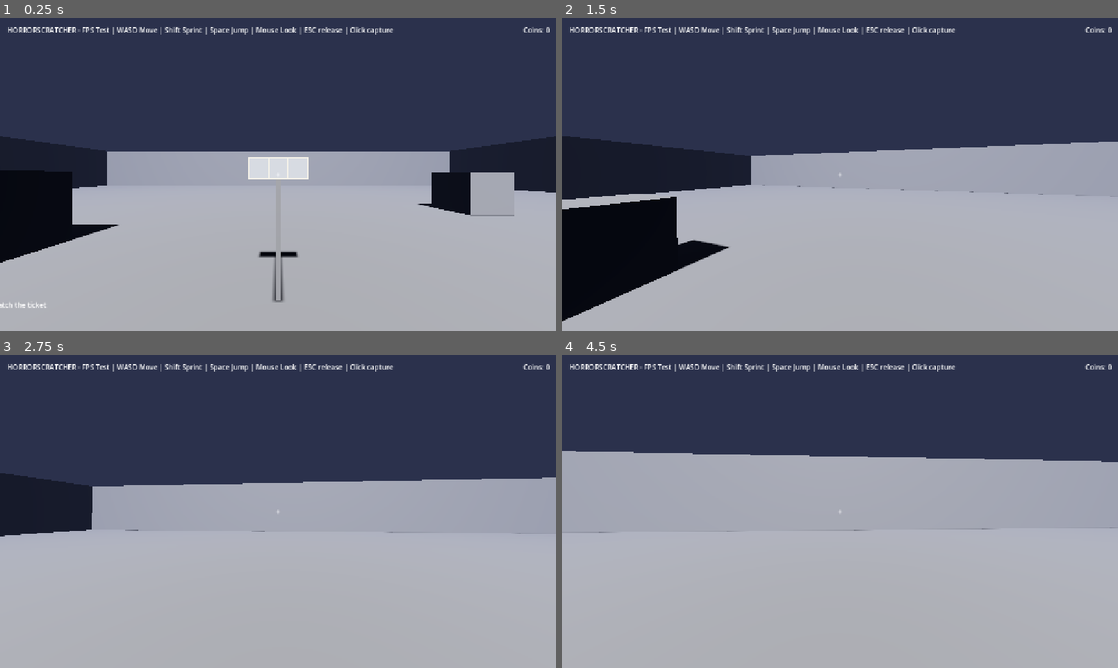
Above: before the commit, frames 1-4 (two rows, left to right).
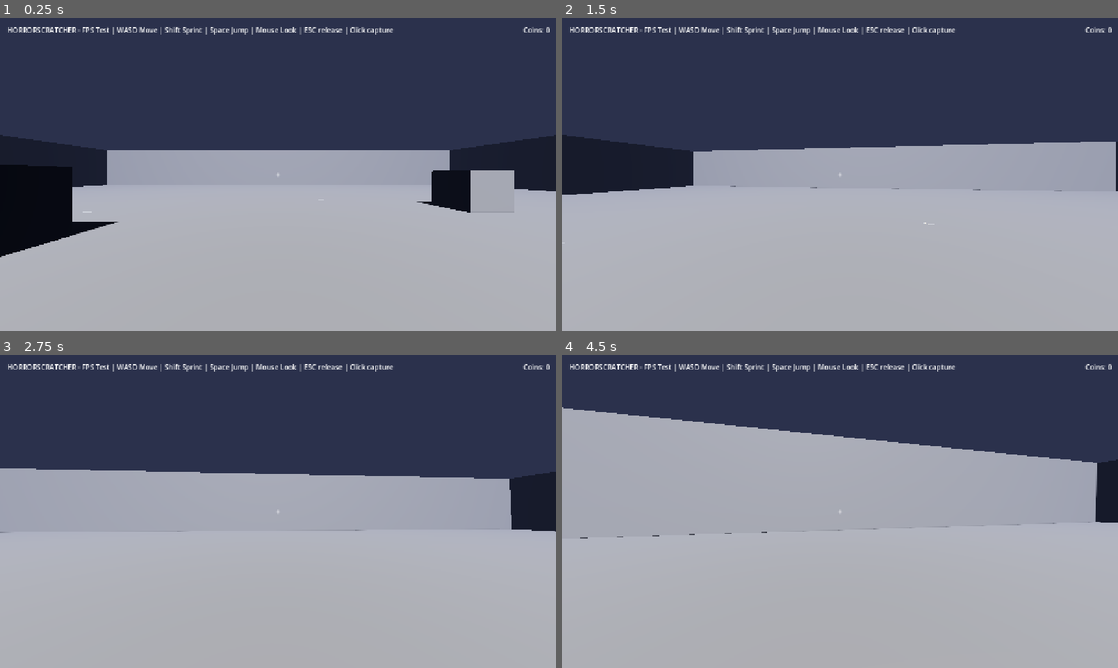
Above: after the commit, the same moments.

Repository: MedianHansen/horrorscratcher
Game: Godot game, scene res://scenes/main.tscn
Two runs of this game, one before a commit and one after it. Both use one fixed random seed, a clock stepped at 60 frames per second and the inputs below.
Inputs (mouse positions are in pixels of both pictures, inside the frame that each line leads up to):
- Up to frame 1 (0.25 s): no input
- Up to frame 2 (1.5 s): tap E (interact) at 0.5, 0.6, 1.35 s; move the mouse to (867, 174) at 0.52 s; hold Up (move_forward) from 0.53 s (still down); click (867, 174) at 0.67 s; tap Space (jump) at 0.77 s; move the mouse to (812, 174) at 1.27 s; click (812, 174) at 1.42 s
- Up to frame 3 (2.75 s): keep holding Up (move_forward); tap Space (jump) at 1.52 s; move the mouse to (289, 505) at 2.02 s; hold Shift (sprint) from 2.03 s (still down); click (289, 505) at 2.17 s; tap E (interact) at 2.3 s
- Up to frame 4 (4.5 s): move the mouse to (834, 517) at 2.77 s; release Shift (sprint) at 2.78 s; tap E (interact) at 2.85, 3.6 s; click (834, 517) at 2.92 s; tap Space (jump) at 3.02, 3.77 s; move the mouse to (878, 514) at 3.52 s; click (878, 514) at 3.67 s; tap Escape at 4.15 s; move the mouse to (673, 464) at 4.27 s; release Up (move_forward) at 4.28 s; hold Right (move_left) from 4.28 s (still down); tap Shift (sprint) at 4.35 s; click (673, 464) at 4.42 s

The runs differ from the first frame. In frame 1, 2.3% of the frame differs, in the area x 0-100%, y 37-93%; in frame 2, 9.0%, in the area x 0-100%, y 37-97%; in frame 3, 6.8%; in frame 4, 7.3%.

Commit message:
Make scratch tickets hand-held pickups found on the ground
- Tickets lie flat around the room; look + E to pick up into the player's hand
- Held ticket follows the camera and is scratched with the mouse; E/ESC puts it down
- Pickup collider is an Area3D so tickets no longer block movement
- Fix ticket flat orientation (tscn Transform3D uses basis rows)
- Fix floor collision sitting 0.5 above the visible mesh (tickets were buried)
- Retune foil wear: hardness 60, gamma alpha for visible partial scratching

Diff:
--- a/scenes/main.tscn
+++ b/scenes/main.tscn
@@ -26,9 +26,6 @@
 [sub_resource type="BoxShape3D" id="5_box_shape"]
 size = Vector3(2, 2, 2)
 
-[sub_resource type="BoxMesh" id="6_post_mesh"]
-size = Vector3(0.08, 2.0, 0.08)
-
 [node name="Main" type="Node3D"]
 
 [node name="WorldEnvironment" type="WorldEnvironment" parent="."]
@@ -46,6 +43,7 @@
 mesh = SubResource("1_floor_mesh")
 
 [node name="CollisionShape3D" type="CollisionShape3D" parent="Floor"]
+transform = Transform3D(1, 0, 0, 0, 1, 0, 0, 0, 1, 0, -0.5, 0)
 shape = SubResource("1_floor_shape")
 
 [node name="WallN" type="StaticBody3D" parent="."]
@@ -111,15 +109,23 @@
 [node name="CollisionShape3D" type="CollisionShape3D" parent="Obstacle3"]
 shape = SubResource("5_box_shape")
 
-[node name="TicketStand" type="Node3D" parent="."]
-transform = Transform3D(1, 0, 0, 0, 1, 0, 0, 0, 1, 0, 0, -2.6)
+[node name="Ticket1" parent="." instance=ExtResource("6_ticket")]
+transform = Transform3D(1, 0, 0, 0, 0, 1, 0, -1, 0, 2.5, 0.02, 3.5)
 
-[node name="Post" type="MeshInstance3D" parent="TicketStand"]
-transform = Transform3D(1, 0, 0, 0, 1, 0, 0, 0, 1, 0, 1.0, -0.02)
-mesh = SubResource("6_post_mesh")
+[node name="Ticket2" parent="." instance=ExtResource("6_ticket")]
+transform = Transform3D(1, 0, 0, 0, 0, 1, 0, -1, 0, -4.0, 0.02, 6.0)
 
-[node name="ScratchTicket" parent="TicketStand" instance=ExtResource("6_ticket")]
-transform = Transform3D(1, 0, 0, 0, 1, 0, 0, 0, 1, 0, 2.0, 0.03)
+[node name="Ticket3" parent="." instance=ExtResource("6_ticket")]
+transform = Transform3D(1, 0, 0, 0, 0, 1, 0, -1, 0, 8.0, 0.02, -3.0)
+
+[node name="Ticket4" parent="." instance=ExtResource("6_ticket")]
+transform = Transform3D(1, 0, 0, 0, 0, 1, 0, -1, 0, -9.0, 0.02, -8.0)
+
+[node name="Ticket5" parent="." instance=ExtResource("6_ticket")]
+transform = Transform3D(1, 0, 0, 0, 0, 1, 0, -1, 0, 3.0, 0.02, -12.0)
+
+[node name="Ticket6" parent="." instance=ExtResource("6_ticket")]
+transform = Transform3D(1, 0, 0, 0, 0, 1, 0, -1, 0, -2.0, 0.02, 12.0)
 
 [node name="Player" type="CharacterBody3D" parent="."]
 transform = Transform3D(1, 0, 0, 0, 1, 0, 0, 0, 1, 0, 1.5, 0)
--- a/scenes/scratch_ticket.tscn
+++ b/scenes/scratch_ticket.tscn
@@ -3,10 +3,10 @@
 [ext_resource type="Script" path="res://scripts/scratch_ticket.gd" id="1_scratch"]
 
 [sub_resource type="QuadMesh" id="QuadMesh_ticket"]
-size = Vector2(0.9, 0.34)
+size = Vector2(0.42, 0.16)
 
 [sub_resource type="BoxShape3D" id="BoxShape_ticket"]
-size = Vector3(0.9, 0.34, 0.02)
+size = Vector3(0.42, 0.16, 0.01)
 
 [node name="ScratchTicket" type="Node3D"]
 script = ExtResource("1_scratch")
@@ -14,7 +14,7 @@
 [node name="Mesh" type="MeshInstance3D" parent="."]
 mesh = SubResource("QuadMesh_ticket")
 
-[node name="Body" type="StaticBody3D" parent="."]
+[node name="Body" type="Area3D" parent="."]
 
 [node name="CollisionShape3D" type="CollisionShape3D" parent="Body"]
 shape = SubResource("BoxShape_ticket")
--- a/scripts/scratch_ticket.gd
+++ b/scripts/scratch_ticket.gd
@@ -2,11 +2,12 @@
 
 signal panel_revealed(index: int, prize: Dictionary)
 
-@export_range(1.0, 1000.0, 1.0) var scratch_hardness: float = 50.0
+@export_range(1.0, 1000.0, 1.0) var scratch_hardness: float = 60.0
 @export_range(0.5, 32.0, 0.5) var brush_radius_cells: float = 7.0
 @export_range(0.1, 1.0, 0.01) var reveal_threshold: float = 0.85
-@export var interact_range: float = 3.5
-@export var focus_distance: float = 0.65
+@export var interact_range: float = 4.0
+@export var hold_offset: Vector3 = Vector3(0.14, -0.12, -0.42)
+@export var hold_rotation_deg: Vector3 = Vector3(-6.0, -14.0, 0.0)
 @export_range(0.0, 1.0, 0.01) var coin_chance: float = 0.5
 @export_range(0.1, 1.0, 0.05) var grid_scale: float = 0.5
 
@@ -14,25 +15,30 @@
 const PANEL_COUNT := 3
 const MARGIN := 18.0
 const GAP := 18.0
+const DROP_DISTANCE := 1.1
+const FLOOR_Y := 0.02
 const FOIL_COLOR := Color(0.74, 0.76, 0.80)
 const COIN_AMOUNTS := [5, 10, 15, 25]
 
-var _focused := false
+var _held := false
 var _scratching := false
 var _interact_cooldown := 0.0
+var _initial_frames := 10
 var _last_hit := Vector2(-1.0, -1.0)
 var _last_panel := -1
 
-var _ticket_size := Vector2(0.9, 0.34)
+var _ticket_size := Vector2(0.42, 0.16)
 var _panels: Array = []
 var _prize_labels: Array = []
+var _ground_basis := Basis()
+var _hold_transform := Transform3D()
 
 var _cam: Camera3D
-var _saved_cam := Transform3D()
 var _player: Node
 
 @onready var _mesh: MeshInstance3D = $Mesh
-@onready var _body: StaticBody3D = $Body
+@onready var _body: Area3D = $Body
+@onready var _shape: CollisionShape3D = $Body/CollisionShape3D
 @onready var _sub: SubViewport = $SubViewport
 
 
@@ -41,7 +47,17 @@
 	var quad := _mesh.mesh as QuadMesh
 	if quad:
 		_ticket_size = quad.size
+	_ground_basis = Basis.from_euler(Vector3(-PI * 0.5, 0.0, 0.0))
+	_hold_transform = Transform3D(
+		Basis.from_euler(Vector3(
+			deg_to_rad(hold_rotation_deg.x),
+			deg_to_rad(hold_rotation_deg.y),
+			deg_to_rad(hold_rotation_deg.z)
+		)),
+		hold_offset
+	)
 	_sub.size = VIEWPORT_SIZE
+	_sub.render_target_update_mode = SubViewport.UPDATE_ONCE
 	_build_viewport_ui()
 	_setup_material()
 	_roll_prizes()
@@ -94,7 +110,8 @@
 
 		var grid_w := maxi(1, int(rect.size.x * grid_scale))
 		var grid_h := maxi(1, int(rect.size.y * grid_scale))
-		var img := _make_foil_image(grid_w, grid_h)
+		var img := Image.create_empty(grid_w, grid_h, false, Image.FORMAT_RGBA8)
+		img.fill(Color(FOIL_COLOR.r, FOIL_COLOR.g, FOIL_COLOR.b, 1.0))
 		var tex := ImageTexture.create_from_image(img)
 		var foil := TextureRect.new()
 		foil.texture = tex
@@ -125,12 +142,6 @@
 		})
 
 
-func _make_foil_image(grid_w: int, grid_h: int) -> Image:
-	var img := Image.create_empty(grid_w, grid_h, false, Image.FORMAT_RGBA8)
-	img.fill(Color(FOIL_COLOR.r, FOIL_COLOR.g, FOIL_COLOR.b, 1.0))
-	return img
-
-
 func _roll_prizes() -> void:
 	for i in range(_panels.size()):
 		var prize: Dictionary
@@ -147,18 +158,23 @@
 
 	_flush_dirty()
 
-	if _focused:
-		return
+	if _held:
+		_follow_camera()
+		return
+
+	if _initial_frames > 0:
+		_initial_frames -= 1
+		_sub.render_target_update_mode = SubViewport.UPDATE_ONCE
 
 	if _player == null:
 		_player = get_tree().get_first_node_in_group("player")
 
 	var looking := _is_looking_at_ticket()
-	var prompt := "Press E to scratch the ticket" if looking else ""
+	var prompt := "Press E to pick up the ticket" if looking else ""
 	if _player and _player.has_method("show_prompt"):
 		_player.show_prompt(prompt)
 	if looking and _interact_cooldown <= 0.0 and Input.is_action_just_pressed("interact"):
-		_enter_focus()
+		_pick_up()
 
 
 func _flush_dirty() -> void:
@@ -170,7 +186,8 @@
 		var health: PackedFloat32Array = p["health"]
 		var grid_w: int = p["grid_w"]
 		for idx in p["dirty_indices"]:
-			var a := clampf(health[idx] / scratch_hardness, 0.0, 1.0)
+			var ratio := clampf(health[idx] / scratch_hardness, 0.0, 1.0)
+			var a := pow(ratio, 1.5)
 			img.set_pixel(idx % grid_w, idx / grid_w, Color(FOIL_COLOR.r, FOIL_COLOR.g, FOIL_COLOR.b, a))
 		p["texture"].update(img)
 		p["dirty"] = false
@@ -185,53 +202,68 @@
 	var from := cam.global_position
 	var to := from - cam.global_transform.basis.z * interact_range
 	var query := PhysicsRayQueryParameters3D.create(from, to)
+	query.collide_with_areas = true
 	if _player is CollisionObject3D:
 		query.exclude = [(_player as CollisionObject3D).get_rid()]
 	var hit := space.intersect_ray(query)
 	return hit.has("collider") and hit["collider"] == _body
 
 
-func _enter_focus() -> void:
-	if _focused:
+func _follow_camera() -> void:
+	if _cam == null:
+		_cam = get_viewport().get_camera_3d()
+	if _cam:
+		global_transform = _cam.global_transform * _hold_transform
+
+
+func _pick_up() -> void:
+	if _held:
 		return
 	_cam = get_viewport().get_camera_3d()
 	if _cam == null:
 		return
-	_focused = true
-	_saved_cam = _cam.global_transform
-	var normal := global_transform.basis.z.normalized()
-	var cam_pos := global_position + normal * focus_distance
-	var target := Transform3D(Basis(), cam_pos)
-	target = target.looking_at(global_position, Vector3.UP)
-	_cam.global_transform = target
+	_held = true
+	_scratching = false
+	_last_hit = Vector2(-1.0, -1.0)
+	_last_panel = -1
+	_shape.disabled = true
+	_sub.render_target_update_mode = SubViewport.UPDATE_ALWAYS
+	_follow_camera()
 	Input.set_mouse_mode(Input.MOUSE_MODE_VISIBLE)
 	if _player and _player.has_method("set_input_locked"):
 		_player.set_input_locked(true)
 	if _player and _player.has_method("show_prompt"):
-		_player.show_prompt("Hold left mouse and scrub - ESC or E to exit")
-
-
-func _exit_focus() -> void:
-	if not _focused:
-		return
-	_focused = false
+		_player.show_prompt("Hold left mouse and scrub - ESC or E to put down")
+
+
+func _put_down() -> void:
+	if not _held:
+		return
+	_held = false
 	_scratching = false
-	_interact_cooldown = 0.2
+	_interact_cooldown = 0.25
 	_last_panel = -1
+	_shape.disabled = false
+	_sub.render_target_update_mode = SubViewport.UPDATE_ONCE
+
+	var drop := global_position
 	if _cam:
-		_cam.global_transform = _saved_cam
+		drop = _cam.global_position - _cam.global_transform.basis.z * DROP_DISTANCE
+	drop.y = FLOOR_Y
+	global_transform = Transform3D(_ground_basis, drop)
+
 	Input.set_mouse_mode(Input.MOUSE_MODE_CAPTURED)
 	if _player and _player.has_method("set_input_locked"):
 		_player.set_input_locked(false)
 
 
 func _input(event: InputEvent) -> void:
-	if not _focused:
+	if not _held:
 		return
 
 	if event is InputEventKey and event.pressed and not event.echo:
 		if event.keycode == KEY_ESCAPE or event.keycode == KEY_E:
-			_exit_focus()
+			_put_down()
 			get_viewport().set_input_as_handled()
 			return
 
Not shown: 1 places in scenes/main.tscn that only renumber resources
Not shown, changed: README.md
